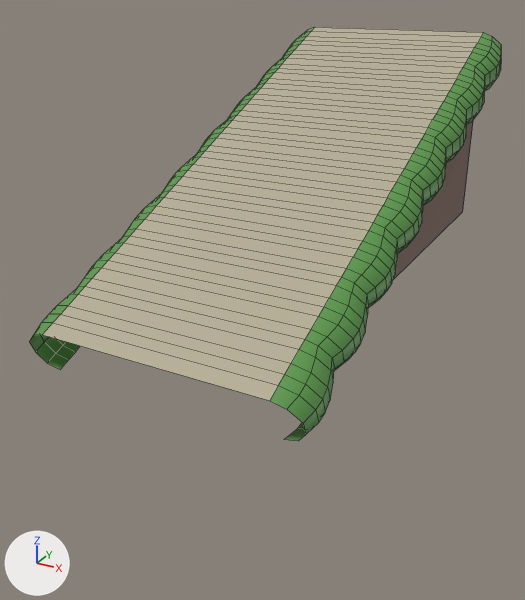
Before and after pictures for a commit that changed the FBX model MagnetiBots/Assets/Art Assets/3D Models/Models/Tileable Ground/ForestTile_RampB.fbx.
Rendered twice from a 50 mm camera at (1.77, -3.8, 0.23) aimed at (0.37, -1.26, -1.04). Lighting does not change. The marker at lower left points along +X, +Y and +Z. The first picture is the older version. Mesh edges are drawn as thin lines. Where no turn or scale is listed for an object, it has been applied to the vertices.

Objects in the first picture: 'ForestTile_RampB'.
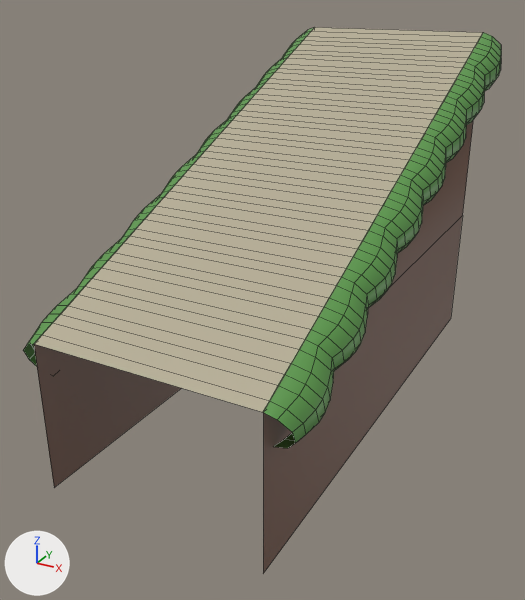
Commit message: ramp update

Where the newer file only moved an object's origin or applied its transform, the numbers keep the older frame.

Boxes [x1, y1, x2, y2] around the edits, measured in the pictures (525 x 600 px):
```json
{"object": "ForestTile_RampB", "change": "reshaped", "before": [29, 27, 501, 441], "after": [23, 27, 501, 573], "on screen": "32% taller"}
{"part": 1, "of": "me_mesh", "change": "added", "after": [23, 44, 477, 573]}
```

Scene script edits in JSON lines:
```json
{"block": "me_mesh", "where": "# used by ob_foresttile_rampb; location = (0.0, 0.0, 0.0)"}
{"op": "remove", "block": "me_mesh", "code": "me_mesh.from_pydata(...)  # 584 vertices, 519 faces; spans x -0.11..1.01, y -2.18..0.07, z -1.08..0.0"}
{"op": "add", "block": "me_mesh", "code": "me_mesh.from_pydata(...)  # 596 vertices, 532 faces; spans x -0.11..1.01, y -2.22..0.07, z -1.53..0.0"}
{"block": "me_mesh", "change": "me_mesh part 1"}
{"block": "me_mesh", "change": "20 vertices are added at x -0.09..0.99, y -2.22..0.0, z -1.53..-0.92"}
{"block": "me_mesh", "change": "4 new faces join them, mat_mat_foresttilewall (brown #725141)"}
{"block": "me_mesh", "change": "10 new faces join them, mat_mat_foresttileoverhang (green #5a9849)"}
{"block": "me_mesh", "change": "1 new face joins them, mat_mat_foresttilefloor (beige #b7ae96)"}
{"block": "me_mesh", "change": "other edits to the shape of me_mesh do not show in these pictures"}
```
